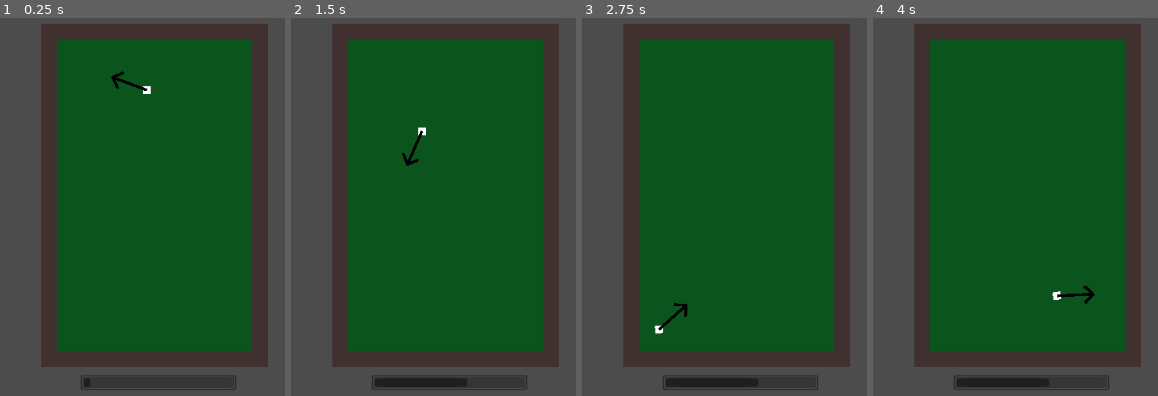
Above: before the commit, frames 1-4 (left to right).
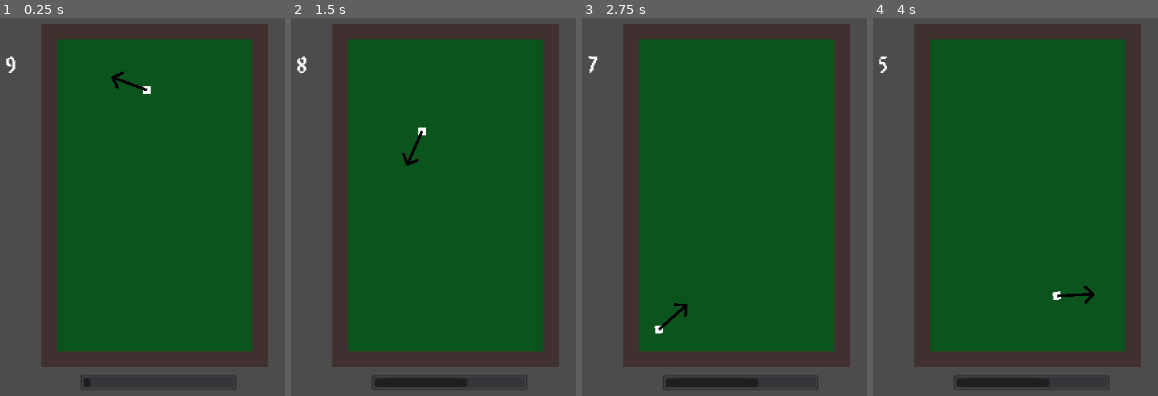
Above: after the commit, the same moments.

Repository: kenset/Par-One
Game: Godot game, scene res://PlayScene.tscn
The game is run twice, just before and just after one commit, with the same random seed, the same clock (stepped at 60 frames per second) and the same inputs.
Inputs (mouse positions are in pixels of both pictures, inside the frame that each line leads up to):
- Up to frame 1 (0.25 s): no input
- Up to frame 2 (1.5 s): tap Enter at 0.5 s; move the mouse to (outside the picture) at 0.52 s; move the mouse to (376, 233) at 1.27 s; hold A from 1.28 s (still down)
- Up to frame 3 (2.75 s): tap Space at 2 s; move the mouse to (outside the picture) at 2.02 s; release A at 2.03 s
- Up to frame 4 (4 s): move the mouse to (1078, 305) at 2.77 s; move the mouse to (outside the picture) at 3.52 s; hold A from 3.53 s (still down)

The runs differ from the first frame. In frame 1, 0.1% of the frame differs, in the area x 2-6%, y 10-15%; in frame 2, 0.1%; in frame 3, less than 0.1%; in frame 4, less than 0.1%.

Commit message:
Adds course countdown timer

Diff:
--- a/PlayScene.tscn
+++ b/PlayScene.tscn
@@ -1,9 +1,10 @@
-[gd_scene load_steps=5 format=2]
+[gd_scene load_steps=6 format=2]
 
 [ext_resource path="res://PlayScene.gd" type="Script" id=1]
 [ext_resource path="res://Course.tscn" type="PackedScene" id=2]
 [ext_resource path="res://GolfBall.tscn" type="PackedScene" id=3]
 [ext_resource path="res://PowerMeter.tscn" type="PackedScene" id=4]
+[ext_resource path="res://Timer.tscn" type="PackedScene" id=5]
 
 [node name="PlayScene" type="Node2D"]
 script = ExtResource( 1 )
@@ -16,3 +17,7 @@
 
 [node name="PowerMeter" parent="." instance=ExtResource( 4 )]
 position = Vector2( 300, 510 )
+
+[node name="Timer" parent="." instance=ExtResource( 5 )]
+position = Vector2( 205, 100 )
+STARTING_TIME = 9
--- /dev/null
+++ b/Timer.gd
@@ -0,0 +1,10 @@
+extends Node2D
+
+export var STARTING_TIME = 5
+
+func _ready():
+	$Label.text = String(STARTING_TIME)
+	$Timer.start(STARTING_TIME)
+
+func _process(delta):
+	$Label.text = String(ceil($Timer.time_left))
--- /dev/null
+++ b/Timer.tscn
@@ -0,0 +1,23 @@
+[gd_scene load_steps=4 format=2]
+
+[ext_resource path="res://Timer.gd" type="Script" id=1]
+
+[sub_resource type="DynamicFontData" id=1]
+font_path = "res://8bitlimit/8bitlim.ttf"
+
+[sub_resource type="DynamicFont" id=2]
+size = 24
+font_data = SubResource( 1 )
+
+[node name="Timer" type="Node2D"]
+script = ExtResource( 1 )
+
+[node name="Label" type="RichTextLabel" parent="."]
+margin_right = 15.0
+margin_bottom = 25.0
+custom_fonts/normal_font = SubResource( 2 )
+text = "5"
+scroll_active = false
+
+[node name="Timer" type="Timer" parent="."]
+one_shot = true
Binary file added: 8bitlimit/8bitlim.ttf
Not shown, added: 8bitlimit/8bitlimit.txt
Binary file added: 8bitlimit/8bitlimo.ttf
Binary file added: 8bitlimit/8bitlimr.ttf
Binary file added: 8bitlimit/8blimro.ttf
